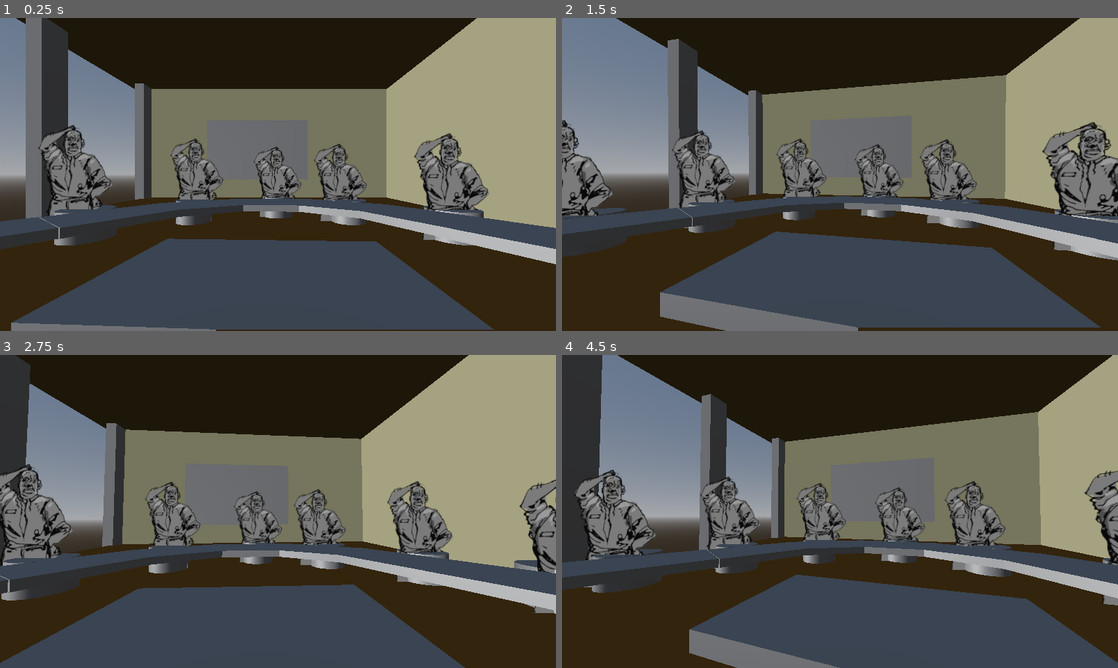
Above: before the commit, frames 1-4 (two rows, left to right).
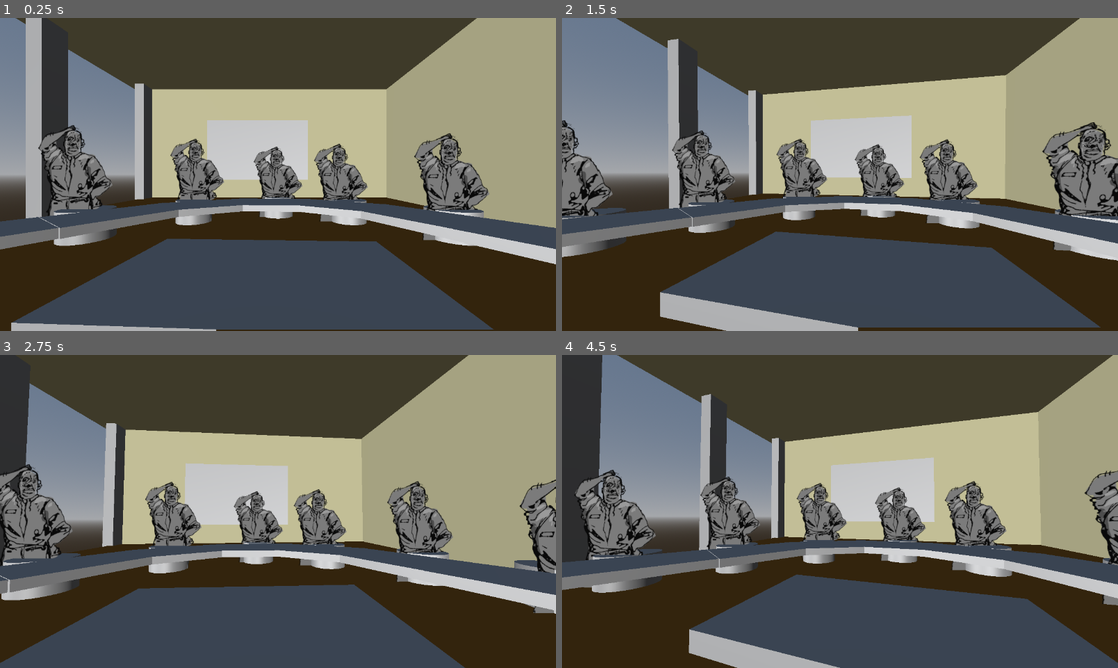
Above: after the commit, the same moments.

Repository: DebugCookie/FIB_GameJam
Game: Godot game, scene res://maxTestScene.tscn
Same seed, same stepped clock (60 frames per second), same inputs: the game is played once before the commit and once after it.
Inputs (mouse positions are in pixels of both pictures, inside the frame that each line leads up to):
- Up to frame 1 (0.25 s): no input
- Up to frame 2 (1.5 s): tap Enter (ui_accept) at 0.5, 0.77, 1.25 s; move the mouse to (867, 174) at 0.52 s; hold Up (ui_up) from 0.53 s (still down); click (867, 174) at 0.67 s; move the mouse to (812, 174) at 1.27 s
- Up to frame 3 (2.75 s): keep holding Up (ui_up); tap Enter (ui_accept) at 1.52, 2 s; move the mouse to (289, 505) at 2.02 s
- Up to frame 4 (4.5 s): keep holding Up (ui_up); tap Enter (ui_accept) at 2.75, 3.02, 3.5, 3.77, 4.25 s; move the mouse to (834, 517) at 2.77 s; click (834, 517) at 2.92 s; move the mouse to (878, 514) at 3.52 s; move the mouse to (795, 508) at 4.27 s

The runs differ from the first frame. In frame 1, 32% of the frame differs, in the area x 0-100%, y 0-100%; in frame 2, 33%; in frame 3, 32%; in frame 4, 36%.

Commit message:
Shader added to scene

Diff:
--- a/Art Assets/PixelShader.gdshader
+++ b/Art Assets/PixelShader.gdshader
@@ -49,7 +49,7 @@
 
 	float h_outline = step(0.1, h_depth) * step(4.0, distance(dl, dr));
 	float v_outline = step(0.1, v_depth) * step(4.0, distance(du, dd));
-	float depth_outline = 1.0 - step(0.1, h_outline + v_outline) * 0.8; //Last number affects the outlines opacity
+	float depth_outline = 1.0 - step(0.1, h_outline + v_outline) * 0.9; //Last number affects the outlines opacity
 
 	vec3 nc = get_normal(uvs[0]);
 	vec3 nu = get_normal(uvs[1]);
--- a/Art Assets/Testing_Mia.tscn
+++ b/Art Assets/Testing_Mia.tscn
@@ -1,50 +1,77 @@
-[gd_scene format=3 uid="uid://cbawcfb22vet6"]
+[gd_scene format=3 uid="uid://c1i3oqdtqe50u"]
 
 [ext_resource type="PackedScene" uid="uid://dehouo811dwsp" path="res://Art Assets/3D/DancingQueen.glb" id="1_ikpru"]
 [ext_resource type="Shader" uid="uid://r0uka4i5e0rn" path="res://Art Assets/PixelShader.gdshader" id="2_85mbl"]
+[ext_resource type="Texture2D" uid="uid://bjucx6bb3xm2j" path="res://Art Assets/2d/characters/Richard.png" id="3_85mbl"]
 
-[sub_resource type="ProceduralSkyMaterial" id="ProceduralSkyMaterial_vd4pe"]
-ground_bottom_color = Color(0.45665157, 0.6699885, 0.8971463, 1)
+[sub_resource type="ProceduralSkyMaterial" id="ProceduralSkyMaterial_gneso"]
+sky_top_color = Color(0.25469914, 0.4692822, 0.64269966, 1)
+sky_horizon_color = Color(0.9976782, 1.080861, 1.1484962, 1)
+ground_bottom_color = Color(0.4497524, 0.56790036, 0.66502357, 1)
+ground_horizon_color = Color(0.9976782, 1.080861, 1.1484962, 1)
 
-[sub_resource type="Sky" id="Sky_c8urk"]
-sky_material = SubResource("ProceduralSkyMaterial_vd4pe")
+[sub_resource type="Sky" id="Sky_vab4a"]
+sky_material = SubResource("ProceduralSkyMaterial_gneso")
 
-[sub_resource type="Environment" id="Environment_c8urk"]
+[sub_resource type="Environment" id="Environment_miu4b"]
 background_mode = 2
-sky = SubResource("Sky_c8urk")
-reflected_light_source = 2
+sky = SubResource("Sky_vab4a")
+glow_enabled = true
 
-[sub_resource type="ShaderMaterial" id="ShaderMaterial_c8urk"]
+[sub_resource type="CylinderMesh" id="CylinderMesh_ecnap"]
+
+[sub_resource type="QuadMesh" id="QuadMesh_bsh05"]
+flip_faces = true
+size = Vector2(2, 2)
+
+[sub_resource type="ShaderMaterial" id="ShaderMaterial_5pw1c"]
 render_priority = 0
 shader = ExtResource("2_85mbl")
 
-[sub_resource type="QuadMesh" id="QuadMesh_bsh05"]
-material = SubResource("ShaderMaterial_c8urk")
-flip_faces = true
-size = Vector2(2, 2)
+[node name="Test" type="Node3D" unique_id=962362401]
 
-[sub_resource type="BoxMesh" id="BoxMesh_ecnap"]
+[node name="SubViewportContainer" type="SubViewportContainer" parent="." unique_id=769381364]
+texture_filter = 1
+anchors_preset = 15
+anchor_right = 1.0
+anchor_bottom = 1.0
+grow_horizontal = 2
+grow_vertical = 2
+stretch = true
+stretch_shrink = 2
 
-[node name="Testing" type="Node3D" unique_id=762403487]
+[node name="SubViewport" type="SubViewport" parent="SubViewportContainer" unique_id=236213158]
+handle_input_locally = false
+size = Vector2i(640, 360)
+render_target_update_mode = 4
 
-[node name="DirectionalLight3D" type="DirectionalLight3D" parent="." unique_id=2102032856]
-transform = Transform3D(-0.6996633, -0.7144727, -3.1230595e-08, -0.15686977, 0.15361817, 0.97559893, -0.6970388, 0.6825907, -0.21956018, 0, 0, 0)
-light_energy = 3.25
+[node name="DirectionalLight3D" type="DirectionalLight3D" parent="SubViewportContainer/SubViewport" unique_id=1870848881]
+transform = Transform3D(-0.8660254, -0.43301278, 0.25, 0, 0.49999997, 0.86602545, -0.50000006, 0.75, -0.43301266, 0, 0, 0)
 shadow_enabled = true
 
-[node name="Player" parent="." unique_id=1319491634 instance=ExtResource("1_ikpru")]
+[node name="WorldEnvironment" type="WorldEnvironment" parent="SubViewportContainer/SubViewport" unique_id=1540882426]
+environment = SubResource("Environment_miu4b")
 
-[node name="Camera3D" type="Camera3D" parent="." unique_id=1771364409]
-transform = Transform3D(1, 0, 0, 0, 0.9999565, 0.0093305735, 0, -0.0093305735, 0.9999565, 0, 1.109246, 1.8979821)
+[node name="Character" parent="SubViewportContainer/SubViewport" unique_id=906504319 instance=ExtResource("1_ikpru")]
+transform = Transform3D(1, 0, 0, 0, 1, 0, 0, 0, 1, 0.8641578, 1.1920929e-07, 0.2416557)
 
-[node name="WorldEnvironment" type="WorldEnvironment" parent="." unique_id=1927497522]
-environment = SubResource("Environment_c8urk")
+[node name="Camera3D" type="Camera3D" parent="SubViewportContainer/SubViewport" unique_id=48839100]
+transform = Transform3D(1, 0, 0, 0, 1, 0, 0, 0, 1, 0, 1.0345328, 2.6217523)
 
-[node name="Shader" type="MeshInstance3D" parent="." unique_id=1070061092]
-transform = Transform3D(1, 0, 0, 0, 1, 0, 0, 0, 1, 0, 1.0058328, -0.62292767)
+[node name="Cylinder" type="MeshInstance3D" parent="SubViewportContainer/SubViewport" unique_id=899694632]
+transform = Transform3D(1, 0, 0, 0, 1, 0, 0, 0, 1, -2.3624449, 1.3577304, 0.48419833)
+mesh = SubResource("CylinderMesh_ecnap")
+
+[node name="Shader" type="MeshInstance3D" parent="SubViewportContainer/SubViewport" unique_id=1267607463]
 extra_cull_margin = 16384.0
 mesh = SubResource("QuadMesh_bsh05")
+surface_material_override/0 = SubResource("ShaderMaterial_5pw1c")
 
-[node name="Cube" type="MeshInstance3D" parent="." unique_id=1228888211]
-transform = Transform3D(1, 0, 0, 0, 1, 0, 0, 0, 1, -2.0706282, 0.6164012, -0.44356477)
-mesh = SubResource("BoxMesh_ecnap")
+[node name="MeshInstance3D2" type="MeshInstance3D" parent="SubViewportContainer/SubViewport" unique_id=673933955]
+extra_cull_margin = 16384.0
+mesh = SubResource("QuadMesh_bsh05")
+surface_material_override/0 = SubResource("ShaderMaterial_5pw1c")
+
+[node name="Sprite3D" type="Sprite3D" parent="SubViewportContainer/SubViewport" unique_id=818819205]
+transform = Transform3D(0.31, 0, 0, 0, 0.31, 0, 0, 0, 0.31, -0.009995103, 1.3384689, 0.9617996)
+texture = ExtResource("3_85mbl")
--- a/maxTestScene.tscn
+++ b/maxTestScene.tscn
@@ -4,6 +4,7 @@
 [ext_resource type="Material" uid="uid://ccfd3lbbg3kck" path="res://Materials/M_ceiling.tres" id="2_21iph"]
 [ext_resource type="Material" uid="uid://brmrk5kgdgk5b" path="res://Materials/M_Wall.tres" id="3_nhr8d"]
 [ext_resource type="Texture2D" uid="uid://bjucx6bb3xm2j" path="res://Art Assets/2d/characters/Richard.png" id="4_6hq1p"]
+[ext_resource type="Shader" uid="uid://r0uka4i5e0rn" path="res://Art Assets/PixelShader.gdshader" id="5_2ma1t"]
 
 [sub_resource type="ProceduralSkyMaterial" id="ProceduralSkyMaterial_n20ym"]
 
@@ -27,168 +28,200 @@
 
 [sub_resource type="BoxMesh" id="BoxMesh_cejtf"]
 
+[sub_resource type="ShaderMaterial" id="ShaderMaterial_dvp7v"]
+render_priority = 0
+shader = ExtResource("5_2ma1t")
+
+[sub_resource type="QuadMesh" id="QuadMesh_ecnap"]
+flip_faces = true
+size = Vector2(2, 2)
+
 [node name="Node3D" type="Node3D" unique_id=1272375817]
 
-[node name="Npc 4" type="StaticBody3D" parent="." unique_id=869253831]
+[node name="SubViewportContainer" type="SubViewportContainer" parent="." unique_id=1310699426]
+texture_filter = 1
+anchors_preset = 15
+anchor_right = 1.0
+anchor_bottom = 1.0
+grow_horizontal = 2
+grow_vertical = 2
+stretch = true
+
+[node name="SubViewport" type="SubViewport" parent="SubViewportContainer" unique_id=990091969]
+handle_input_locally = false
+size = Vector2i(1280, 720)
+render_target_update_mode = 4
+
+[node name="Npc 4" type="StaticBody3D" parent="SubViewportContainer/SubViewport" unique_id=869253831]
 transform = Transform3D(1, 0, 0, 0, 1, 0, 0, 0, 1, 0.19171095, -0.009771645, -0.22766328)
 
-[node name="Sprite3D" type="Sprite3D" parent="Npc 4" unique_id=1182727577]
-transform = Transform3D(0.015, 0, 0, 0, 0.015, 0, 0, 0, 0.015, 0, -0.011478186, 0)
-texture = ExtResource("4_6hq1p")
-
-[node name="Camera3D" type="Camera3D" parent="." unique_id=137851750]
+[node name="Sprite3D" type="Sprite3D" parent="SubViewportContainer/SubViewport/Npc 4" unique_id=1182727577]
+transform = Transform3D(0.015, 0, 0, 0, 0.015, 0, 0, 0, 0.015, 0, -0.011478186, 0)
+texture = ExtResource("4_6hq1p")
+
+[node name="Camera3D" type="Camera3D" parent="SubViewportContainer/SubViewport" unique_id=137851750]
 script = ExtResource("1_sm6nt")
 
-[node name="WorldEnvironment" type="WorldEnvironment" parent="." unique_id=1919570593]
+[node name="WorldEnvironment" type="WorldEnvironment" parent="SubViewportContainer/SubViewport" unique_id=1919570593]
 environment = SubResource("Environment_eugri")
 
-[node name="DirectionalLight3D" type="DirectionalLight3D" parent="." unique_id=9738278]
-transform = Transform3D(0.402245, -0.00070205086, -0.91553175, 0.0017453284, 0.9999984, -1.2501024e-10, 0.9155304, -0.0015979039, 0.40224543, 0.9068241, 1.321417, 0)
-
-[node name="Floor" type="MeshInstance3D" parent="." unique_id=1121204469]
+[node name="DirectionalLight3D" type="DirectionalLight3D" parent="SubViewportContainer/SubViewport" unique_id=9738278]
+transform = Transform3D(0.40224501, -0.0007020508, -0.9155318, 0.0017453285, 0.9999985, -1.4978117e-10, 0.91553044, -0.0015979038, 0.4022456, 0.9068241, 1.321417, 0)
+
+[node name="Floor" type="MeshInstance3D" parent="SubViewportContainer/SubViewport" unique_id=1121204469]
 transform = Transform3D(0.41408738, 0, 0, 0, 0.3536574, 0, 0, 0, 0.5575624, 0, -0.07317114, -0.45701134)
 material_override = ExtResource("2_21iph")
 mesh = SubResource("PlaneMesh_eugri")
 
-[node name="Floor2" type="MeshInstance3D" parent="." unique_id=1600939644]
+[node name="Floor2" type="MeshInstance3D" parent="SubViewportContainer/SubViewport" unique_id=1600939644]
 transform = Transform3D(0.41408738, 0, 0, 0, -1.5458856e-08, -0.19107446, 0, 0.3536574, -8.3521305e-09, 0, 0.10513598, -0.6467298)
 material_override = ExtResource("3_nhr8d")
 mesh = SubResource("PlaneMesh_eugri")
 
-[node name="Floor4" type="MeshInstance3D" parent="." unique_id=2054202927]
+[node name="Floor4" type="MeshInstance3D" parent="SubViewportContainer/SubViewport" unique_id=2054202927]
 transform = Transform3D(0.41408733, 0, 0, 0, -0.3536574, 3.573477e-08, 0, -3.091771e-08, -0.40875807, -0.040180683, 0.2705294, -0.35054985)
 material_override = ExtResource("3_nhr8d")
 mesh = SubResource("PlaneMesh_eugri")
 
-[node name="Floor3" type="MeshInstance3D" parent="." unique_id=1028841253]
+[node name="Floor3" type="MeshInstance3D" parent="SubViewportContainer/SubViewport" unique_id=1028841253]
 transform = Transform3D(-1.8100334e-08, -0.3536574, 8.35213e-09, 0, -1.5458854e-08, -0.19107446, 0.41408736, -1.5458854e-08, -9.925824e-16, 0.34430057, 0.10513598, -0.3265216)
 material_override = ExtResource("3_nhr8d")
 mesh = SubResource("PlaneMesh_eugri")
 
-[node name="BigTableSection" type="MeshInstance3D" parent="." unique_id=1758762916]
+[node name="BigTableSection" type="MeshInstance3D" parent="SubViewportContainer/SubViewport" unique_id=1758762916]
 transform = Transform3D(0.002905508, 0, 0.108521916, 0, 0.007782675, 0, -0.068360426, 0, 0.004612482, -0.006332211, -0.041886076, -0.28583416)
 mesh = SubResource("BoxMesh_l0xq5")
 
-[node name="BigTableSection3" type="MeshInstance3D" parent="." unique_id=1209113399]
+[node name="BigTableSection3" type="MeshInstance3D" parent="SubViewportContainer/SubViewport" unique_id=1209113399]
 transform = Transform3D(0.036696456, 0, 0.091676496, 0, 0.007782676, 0, -0.057749104, 0, 0.05825548, 0.0758853, -0.041886076, -0.25872004)
 mesh = SubResource("BoxMesh_l0xq5")
 
-[node name="BigTableSection4" type="MeshInstance3D" parent="." unique_id=559949221]
+[node name="BigTableSection4" type="MeshInstance3D" parent="SubViewportContainer/SubViewport" unique_id=559949221]
 transform = Transform3D(0.060654618, 0, 0.050266437, 0, 0.0077826767, 0, -0.03166396, 0, 0.096288964, 0.1322093, -0.041886076, -0.19745114)
 mesh = SubResource("BoxMesh_l0xq5")
 
-[node name="BigTableSection6" type="MeshInstance3D" parent="." unique_id=879081608]
+[node name="BigTableSection6" type="MeshInstance3D" parent="SubViewportContainer/SubViewport" unique_id=879081608]
 transform = Transform3D(0.060654618, 0, 0.050266437, 0, 0.0077826767, 0, -0.03166396, 0, 0.096288964, 0.17727572, -0.041886076, -0.10967514)
 mesh = SubResource("BoxMesh_l0xq5")
 
-[node name="BigTableSection2" type="MeshInstance3D" parent="." unique_id=452402307]
+[node name="BigTableSection2" type="MeshInstance3D" parent="SubViewportContainer/SubViewport" unique_id=452402307]
 transform = Transform3D(-0.03166397, 0, 0.09628897, 0, 0.007782676, 0, -0.060654614, 0, -0.05026643, -0.08882737, -0.041886076, -0.26808193)
 mesh = SubResource("BoxMesh_l0xq5")
 
-[node name="BigTableSection5" type="MeshInstance3D" parent="." unique_id=368422342]
+[node name="BigTableSection5" type="MeshInstance3D" parent="SubViewportContainer/SubViewport" unique_id=368422342]
 transform = Transform3D(-0.057749107, 0, 0.05825548, 0, 0.0077826767, 0, -0.036696453, 0, -0.09167649, -0.15466893, -0.041886076, -0.20906691)
 mesh = SubResource("BoxMesh_l0xq5")
 
-[node name="BigTableSection7" type="MeshInstance3D" parent="." unique_id=444533881]
+[node name="BigTableSection7" type="MeshInstance3D" parent="SubViewportContainer/SubViewport" unique_id=444533881]
 transform = Transform3D(-0.057749107, 0, 0.05825548, 0, 0.0077826767, 0, -0.036696453, 0, -0.09167649, -0.2143795, -0.041886076, -0.11777987)
 mesh = SubResource("BoxMesh_l0xq5")
 
-[node name="FrontTable" type="MeshInstance3D" parent="." unique_id=1682725433]
+[node name="FrontTable" type="MeshInstance3D" parent="SubViewportContainer/SubViewport" unique_id=1682725433]
 transform = Transform3D(0.002905508, 0, 0.108521916, 0, 0.007782675, 0, -0.068360426, 0, 0.004612482, -0.006332211, -0.041886076, -0.08386652)
 mesh = SubResource("BoxMesh_eugri")
 
-[node name="Chair" type="MeshInstance3D" parent="." unique_id=1616817302]
+[node name="Chair" type="MeshInstance3D" parent="SubViewportContainer/SubViewport" unique_id=1616817302]
 transform = Transform3D(0.052500002, 0, 0, 0, 0.035515994, 0, 0, 0, 0.052500002, 0, -0.075010315, -0.3642987)
 mesh = SubResource("CylinderMesh_eugri")
 
-[node name="Chair2" type="MeshInstance3D" parent="." unique_id=363055474]
+[node name="Chair2" type="MeshInstance3D" parent="SubViewportContainer/SubViewport" unique_id=363055474]
 transform = Transform3D(0.052500002, 0, 0, 0, 0.035515994, 0, 0, 0, 0.052500002, -0.13139454, -0.075010315, -0.3201235)
 mesh = SubResource("CylinderMesh_eugri")
 
-[node name="Chair4" type="MeshInstance3D" parent="." unique_id=1287408328]
+[node name="Chair4" type="MeshInstance3D" parent="SubViewportContainer/SubViewport" unique_id=1287408328]
 transform = Transform3D(0.052500002, 0, 0, 0, 0.035515994, 0, 0, 0, 0.052500002, 0.11036947, -0.075010315, -0.3201235)
 mesh = SubResource("CylinderMesh_eugri")
 
-[node name="Chair3" type="MeshInstance3D" parent="." unique_id=1093370195]
+[node name="Chair3" type="MeshInstance3D" parent="SubViewportContainer/SubViewport" unique_id=1093370195]
 transform = Transform3D(0.052500002, 0, 0, 0, 0.035515994, 0, 0, 0, 0.052500002, -0.22003555, -0.075010315, -0.23561502)
 mesh = SubResource("CylinderMesh_eugri")
 
-[node name="Chair5" type="MeshInstance3D" parent="." unique_id=924595774]
+[node name="Chair5" type="MeshInstance3D" parent="SubViewportContainer/SubViewport" unique_id=924595774]
 transform = Transform3D(0.052500002, 0, 0, 0, 0.035515994, 0, 0, 0, 0.052500002, 0.20073548, -0.075010315, -0.23561502)
 mesh = SubResource("CylinderMesh_eugri")
 
-[node name="Chair6" type="MeshInstance3D" parent="." unique_id=1658369702]
+[node name="Chair6" type="MeshInstance3D" parent="SubViewportContainer/SubViewport" unique_id=1658369702]
 transform = Transform3D(0.052500002, 0, 0, 0, 0.035515994, 0, 0, 0, 0.052500002, 0.25454617, -0.075010315, -0.14953485)
 mesh = SubResource("CylinderMesh_eugri")
 
-[node name="Chair7" type="MeshInstance3D" parent="." unique_id=1874085373]
+[node name="Chair7" type="MeshInstance3D" parent="SubViewportContainer/SubViewport" unique_id=1874085373]
 transform = Transform3D(0.052500002, 0, 0, 0, 0.035515994, 0, 0, 0, 0.052500002, -0.28293872, -0.075010315, -0.14953485)
 mesh = SubResource("CylinderMesh_eugri")
 
-[node name="LeftWall" type="MeshInstance3D" parent="." unique_id=1698488134]
+[node name="LeftWall" type="MeshInstance3D" parent="SubViewportContainer/SubViewport" unique_id=1698488134]
 transform = Transform3D(0.02690353, 0, 0, 0, -1.9072168e-09, -0.57313234, 0, 0.043632034, -2.5052408e-08, -0.41377494, 0.008098759, -0.62932205)
 mesh = SubResource("BoxMesh_n20ym")
 
-[node name="LeftWall2" type="MeshInstance3D" parent="." unique_id=659237173]
+[node name="LeftWall2" type="MeshInstance3D" parent="SubViewportContainer/SubViewport" unique_id=659237173]
 transform = Transform3D(0.02690353, 0, 0, 0, -1.9072168e-09, -0.57313234, 0, 0.043632034, -2.5052408e-08, -0.41377494, 0.008098759, -0.366968)
 mesh = SubResource("BoxMesh_n20ym")
 
-[node name="LeftWall3" type="MeshInstance3D" parent="." unique_id=1299078288]
+[node name="LeftWall3" type="MeshInstance3D" parent="SubViewportContainer/SubViewport" unique_id=1299078288]
 transform = Transform3D(0.02690353, 0, 0, 0, -1.9072168e-09, -0.57313234, 0, 0.043632034, -2.5052408e-08, -0.41377494, 0.008098759, -0.15294383)
 mesh = SubResource("BoxMesh_n20ym")
 
-[node name="LeftWall4" type="MeshInstance3D" parent="." unique_id=1745836381]
+[node name="LeftWall4" type="MeshInstance3D" parent="SubViewportContainer/SubViewport" unique_id=1745836381]
 transform = Transform3D(0.02690353, 0, 0, 0, -1.9072168e-09, -0.57313234, 0, 0.043632034, -2.5052408e-08, -0.41377494, 0.008098759, 0.07101689)
 mesh = SubResource("BoxMesh_n20ym")
 
-[node name="TV" type="MeshInstance3D" parent="." unique_id=1998647896]
+[node name="TV" type="MeshInstance3D" parent="SubViewportContainer/SubViewport" unique_id=1998647896]
 transform = Transform3D(0.26148742, 0, 0, 0, 0.15409297, 0, 0, 0, 0.007278506, -0.052960664, 0.06392069, -0.533362)
 mesh = SubResource("BoxMesh_cejtf")
 
-[node name="Npc 1" type="StaticBody3D" parent="." unique_id=1975367015]
+[node name="Npc 1" type="StaticBody3D" parent="SubViewportContainer/SubViewport" unique_id=1975367015]
 transform = Transform3D(1, 0, 0, 0, 1, 0, 0, 0, 1, 0.095855474, -0.007881649, -0.3186159)
 
-[node name="Sprite3D" type="Sprite3D" parent="Npc 1" unique_id=134879717]
-transform = Transform3D(0.015, 0, 0, 0, 0.015, 0, 0, 0, 0.015, 0, -0.011478186, 0)
-billboard = 1
-texture = ExtResource("4_6hq1p")
-
-[node name="Npc 2" type="StaticBody3D" parent="." unique_id=1510444227]
+[node name="Sprite3D" type="Sprite3D" parent="SubViewportContainer/SubViewport/Npc 1" unique_id=134879717]
+transform = Transform3D(0.015, 0, 0, 0, 0.015, 0, 0, 0, 0.015, 0, -0.011478186, 0)
+billboard = 1
+texture = ExtResource("4_6hq1p")
+
+[node name="CollisionShape3D" type="CollisionShape3D" parent="SubViewportContainer/SubViewport/Npc 1" unique_id=1175644595]
+
+[node name="Npc 2" type="StaticBody3D" parent="SubViewportContainer/SubViewport" unique_id=1510444227]
 transform = Transform3D(1, 0, 0, 0, 1, 0, 0, 0, 1, -0.12852466, 0, -0.3180906)
 
-[node name="Sprite3D" type="Sprite3D" parent="Npc 2" unique_id=22432494]
-transform = Transform3D(0.015, 0, 0, 0, 0.015, 0, 0, 0, 0.015, 0, -0.011478186, 0)
-billboard = 1
-texture = ExtResource("4_6hq1p")
-
-[node name="Npc 3" type="StaticBody3D" parent="." unique_id=262773439]
+[node name="Sprite3D" type="Sprite3D" parent="SubViewportContainer/SubViewport/Npc 2" unique_id=22432494]
+transform = Transform3D(0.015, 0, 0, 0, 0.015, 0, 0, 0, 0.015, 0, -0.011478186, 0)
+billboard = 1
+texture = ExtResource("4_6hq1p")
+
+[node name="Npc 3" type="StaticBody3D" parent="SubViewportContainer/SubViewport" unique_id=262773439]
 transform = Transform3D(1, 0, 0, 0, 1, 0, 0, 0, 1, -0.23154801, 0, -0.23040584)
 
-[node name="Sprite3D" type="Sprite3D" parent="Npc 3" unique_id=2012629137]
-transform = Transform3D(0.015, 0, 0, 0, 0.015, 0, 0, 0, 0.015, 0, -0.011478186, 0)
-billboard = 1
-texture = ExtResource("4_6hq1p")
-
-[node name="Npc 5" type="StaticBody3D" parent="." unique_id=41172918]
+[node name="Sprite3D" type="Sprite3D" parent="SubViewportContainer/SubViewport/Npc 3" unique_id=2012629137]
+transform = Transform3D(0.015, 0, 0, 0, 0.015, 0, 0, 0, 0.015, 0, -0.011478186, 0)
+billboard = 1
+texture = ExtResource("4_6hq1p")
+
+[node name="Npc 5" type="StaticBody3D" parent="SubViewportContainer/SubViewport" unique_id=41172918]
 transform = Transform3D(1, 0, 0, 0, 1, 0, 0, 0, 1, -0.0023617148, -0.007881649, -0.35148)
 
-[node name="Sprite3D" type="Sprite3D" parent="Npc 5" unique_id=578031686]
-transform = Transform3D(0.015, 0, 0, 0, 0.015, 0, 0, 0, 0.015, 0, -0.011478186, 0)
-billboard = 1
-texture = ExtResource("4_6hq1p")
-
-[node name="Npc 6" type="StaticBody3D" parent="." unique_id=211105443]
+[node name="Sprite3D" type="Sprite3D" parent="SubViewportContainer/SubViewport/Npc 5" unique_id=578031686]
+transform = Transform3D(0.015, 0, 0, 0, 0.015, 0, 0, 0, 0.015, 0, -0.011478186, 0)
+billboard = 1
+texture = ExtResource("4_6hq1p")
+
+[node name="Npc 6" type="StaticBody3D" parent="SubViewportContainer/SubViewport" unique_id=211105443]
 transform = Transform3D(1, 0, 0, 0, 1, 0, 0, 0, 1, 0.2424463, -0.01954329, -0.13776079)
 
-[node name="Sprite3D" type="Sprite3D" parent="Npc 6" unique_id=756906528]
-transform = Transform3D(0.015, 0, 0, 0, 0.015, 0, 0, 0, 0.015, 0, -0.011478186, 0)
-billboard = 1
-texture = ExtResource("4_6hq1p")
-
-[node name="Npc 7" type="StaticBody3D" parent="." unique_id=463533047]
+[node name="Sprite3D" type="Sprite3D" parent="SubViewportContainer/SubViewport/Npc 6" unique_id=756906528]
+transform = Transform3D(0.015, 0, 0, 0, 0.015, 0, 0, 0, 0.015, 0, -0.011478186, 0)
+billboard = 1
+texture = ExtResource("4_6hq1p")
+
+[node name="Npc 7" type="StaticBody3D" parent="SubViewportContainer/SubViewport" unique_id=463533047]
 transform = Transform3D(1, 0, 0, 0, 1, 0, 0, 0, 1, -0.28415585, -0.007881649, -0.13513812)
 
-[node name="Sprite3D" type="Sprite3D" parent="Npc 7" unique_id=255206099]
-transform = Transform3D(0.015, 0, 0, 0, 0.015, 0, 0, 0, 0.015, 0, -0.011478186, 0)
-billboard = 1
-texture = ExtResource("4_6hq1p")
+[node name="Sprite3D" type="Sprite3D" parent="SubViewportContainer/SubViewport/Npc 7" unique_id=255206099]
+transform = Transform3D(0.015, 0, 0, 0, 0.015, 0, 0, 0, 0.015, 0, -0.011478186, 0)
+billboard = 1
+texture = ExtResource("4_6hq1p")
+
+[node name="PixelShader" type="MeshInstance3D" parent="SubViewportContainer/SubViewport" unique_id=1699253788]
+material_override = SubResource("ShaderMaterial_dvp7v")
+extra_cull_margin = 16384.0
+mesh = SubResource("QuadMesh_ecnap")
+
+[node name="DirectionalLight3D2" type="DirectionalLight3D" parent="SubViewportContainer/SubViewport" unique_id=877355216]
+transform = Transform3D(1, 0, 0, 0, 0.99493486, -0.10052219, 0, 0.10052219, 0.99493486, 0, 0, 0)
